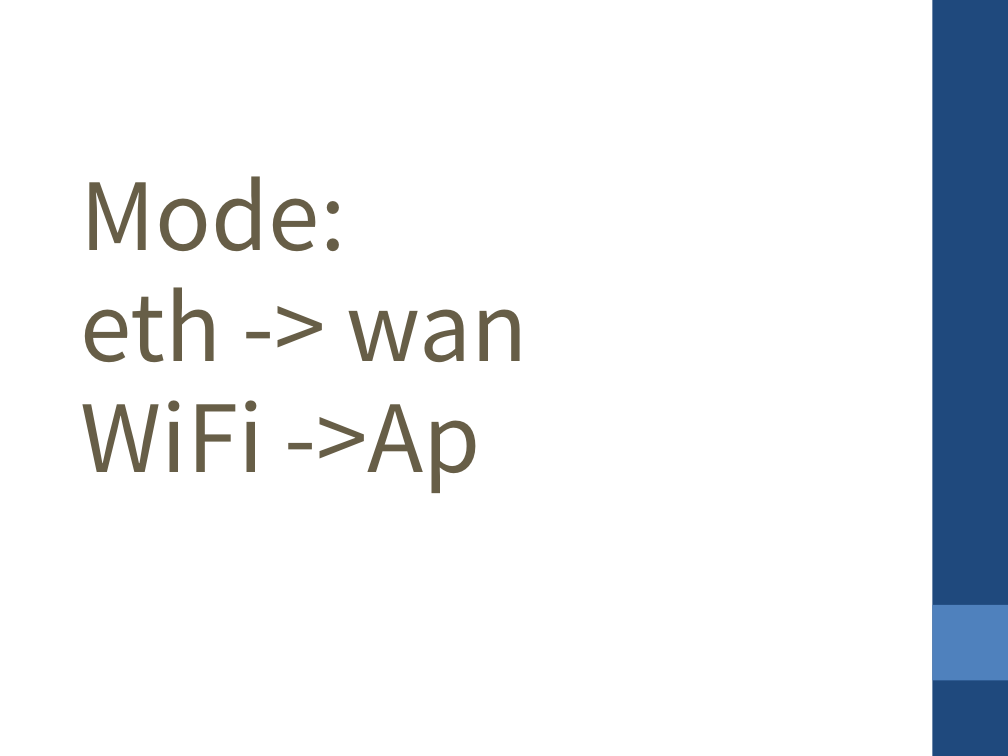
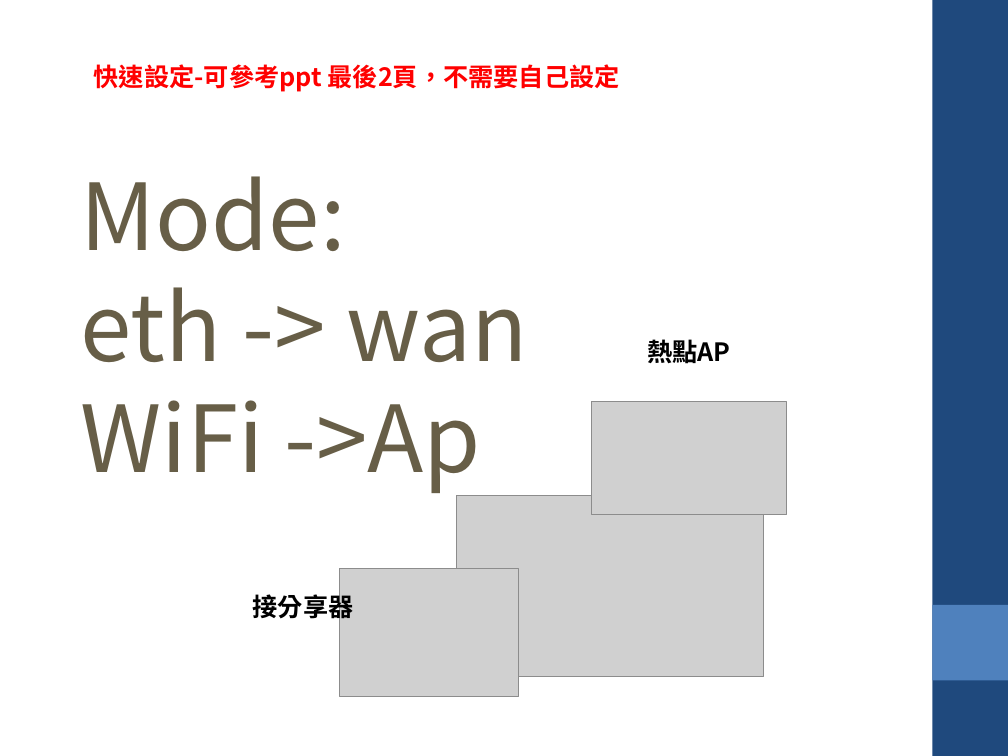
Before and after one commit to krnick/AP_MODE, a slide deck: slide 1 of 設定wifi ap_repeater.pptx. Drawn at 1008x756 pixels with LibreOffice and Linux fonts; fonts in the diff are those of the drawing; grey boxes stand for pictures. Boxes give left, top, right and bottom in pixels: in the first picture for what was removed or moved away, otherwise in the second. Text is boxed around its words. In the diff, an @@ line names an element or a change of style, - is before the commit and + after.

```diff
--- a/設定wifi ap_repeater.pptx
+++ b/設定wifi ap_repeater.pptx
@@ text added at bbox=[94, 64, 620, 92], 18 pt, text #FF0000, bold @@
+快速設定-可參考ppt 最後2頁，不需要自己設定
@@ text added at bbox=[647, 339, 730, 364], 18 pt, text #000000, bold @@
+熱點AP
@@ picture added at bbox=[592, 402, 787, 515] @@
@@ picture added at bbox=[457, 496, 764, 676] @@
@@ picture added at bbox=[340, 569, 519, 697] @@
@@ text added at bbox=[253, 590, 354, 622], 18 pt, text #000000, bold @@
+接分享器
```
Also in this commit, not shown: 17 other slides changed, 1 slide added.
